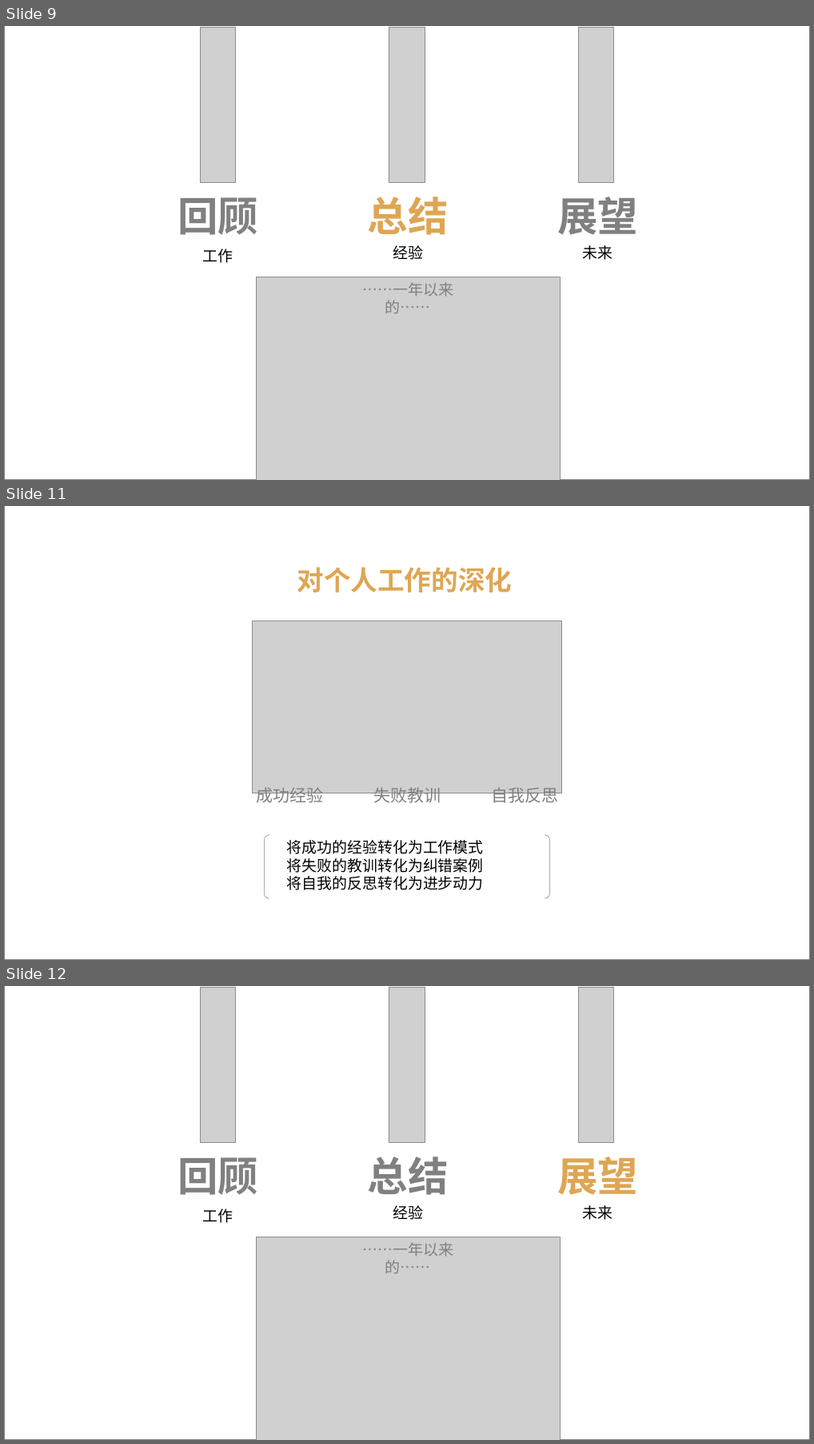
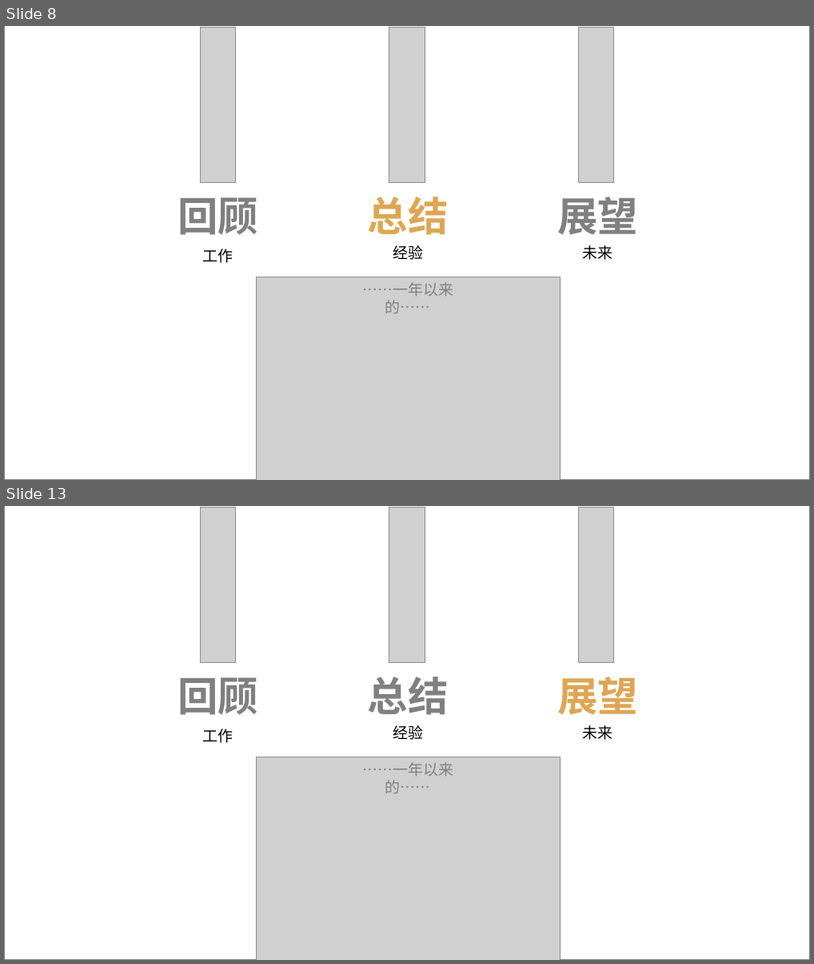
Before and after one commit to 523793658/Air, a slide deck: 2016年终工作总结ppt.pptx. Shown one above the other, each under a label of ours: slides 9, 11 and 12 before the commit, slides 8 and 13 after it; the slides between them are not shown. The pictures are 814x1444 and 814x964 pixels, drawn with LibreOffice and Linux fonts; fonts in the diff are those of the drawing; grey boxes stand for pictures. Boxes give left, top, right and bottom in pixels: in the first picture for what was removed or moved away, otherwise in the second. Text is boxed around its words. In the diff, an @@ line names an element or a change of style, - is before the commit and + after.

```diff
--- a/2016年终工作总结ppt.pptx
+++ b/2016年终工作总结ppt.pptx
@@ slide 11 removed at [4,506,810,960], background #FFFFFF; not listed: 1 template element that a slide beside it also shows @@
@@ text removed at [297,567,512,592] @@
-对个人工作的深化
@@ picture removed at [253,621,562,792] @@
@@ text removed at [257,787,324,805] @@
-成功经验
@@ text removed at [374,787,442,805] @@
-失败教训
@@ text removed at [492,787,559,805] @@
-自我反思
@@ bracket pair removed at [264,835,550,898] @@
@@ text removed at [287,840,484,890] @@
-将成功的经验转化为工作模式
-将失败的教训转化为纠错案例
-将自我的反思转化为进步动力
@@ what was slide 9 is now slide 8 @@
@@ what was slide 12 is now slide 13 @@
```
Also in this commit, not shown: 3 slides changed, 9 slides added, 8 other slides removed.
